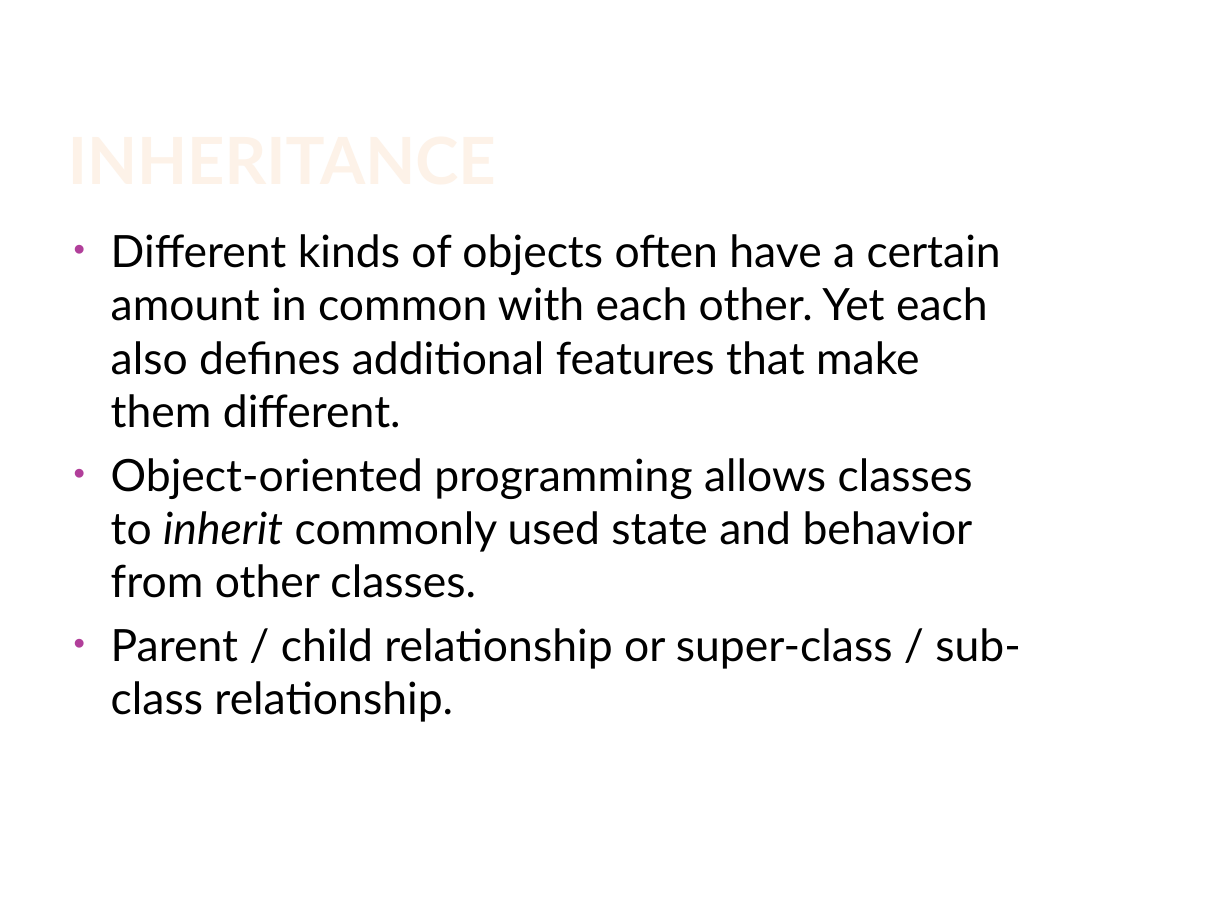
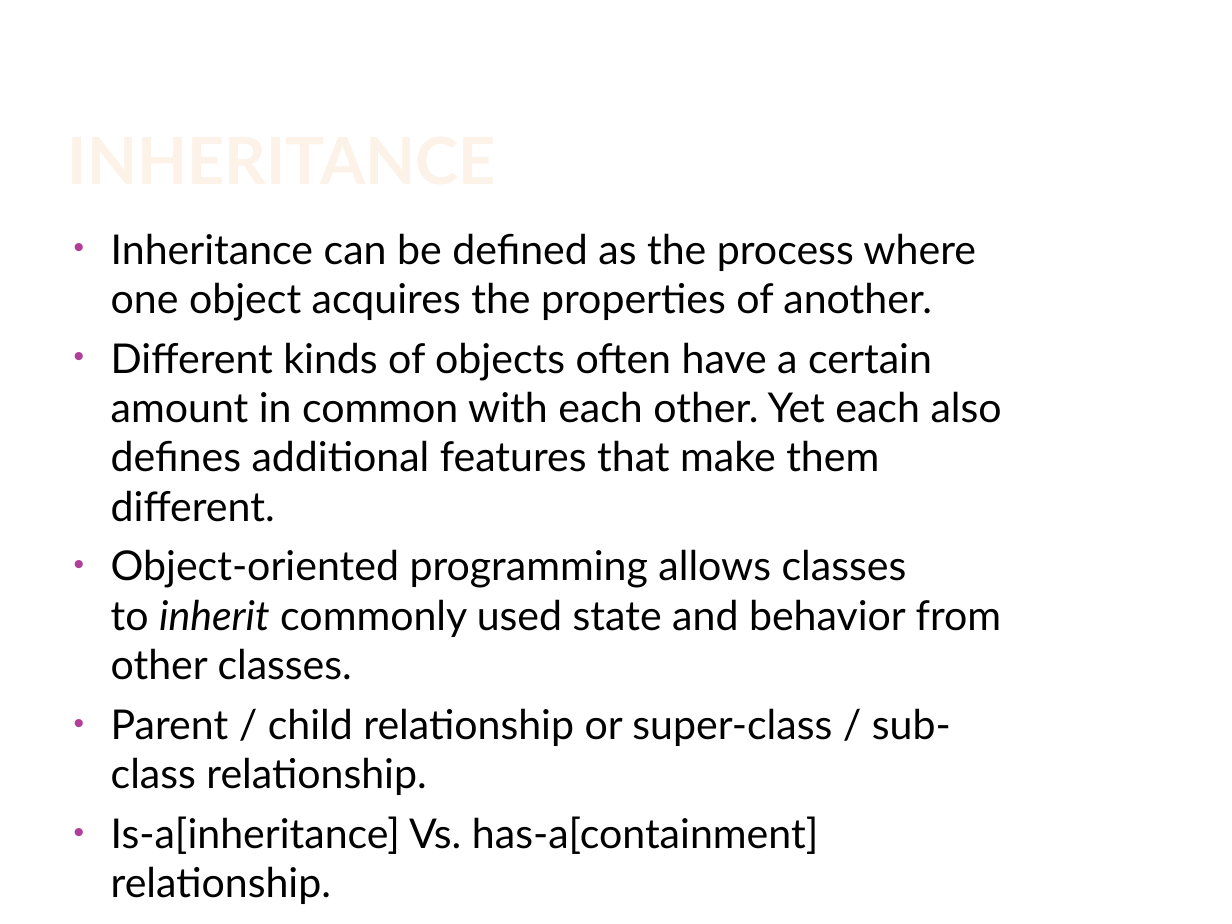
Before and after one commit to sanjeevir/all-my-resources, a slide deck: slide 28 of java/Object orientation.pptx (slide 19 before the commit). Drawn at 1232x924 pixels with LibreOffice and Linux fonts; fonts in the diff are those of the drawing; background and template pictures are left out. Boxes give left, top, right and bottom in pixels: in the first picture for what was removed or moved away, otherwise in the second. Text is boxed around its words. In the diff, an @@ line names an element or a change of style, - is before the commit and + after.

```diff
--- a/java/Object orientation.pptx
+++ b/java/Object orientation.pptx
@@ text at (111, 233, 976, 321): paragraph added @@
+• Inheritance can be defined as the process where one object acquires the properties of another.
@@ text at (111, 342, 1002, 795): size 26 to 24.1 pt in "Different kinds of objects often have a ...", "Object-oriented programming allows classes to inherit common ...", "Parent / child relationship or super-class / ..." @@
@@ text at (111, 816, 818, 854): paragraph added @@
+• Is-a[inheritance] Vs. has-a[containment] relationship.
```
Also in this commit, not shown: 4 other slides changed, 20 slides added, 2 slides removed.
